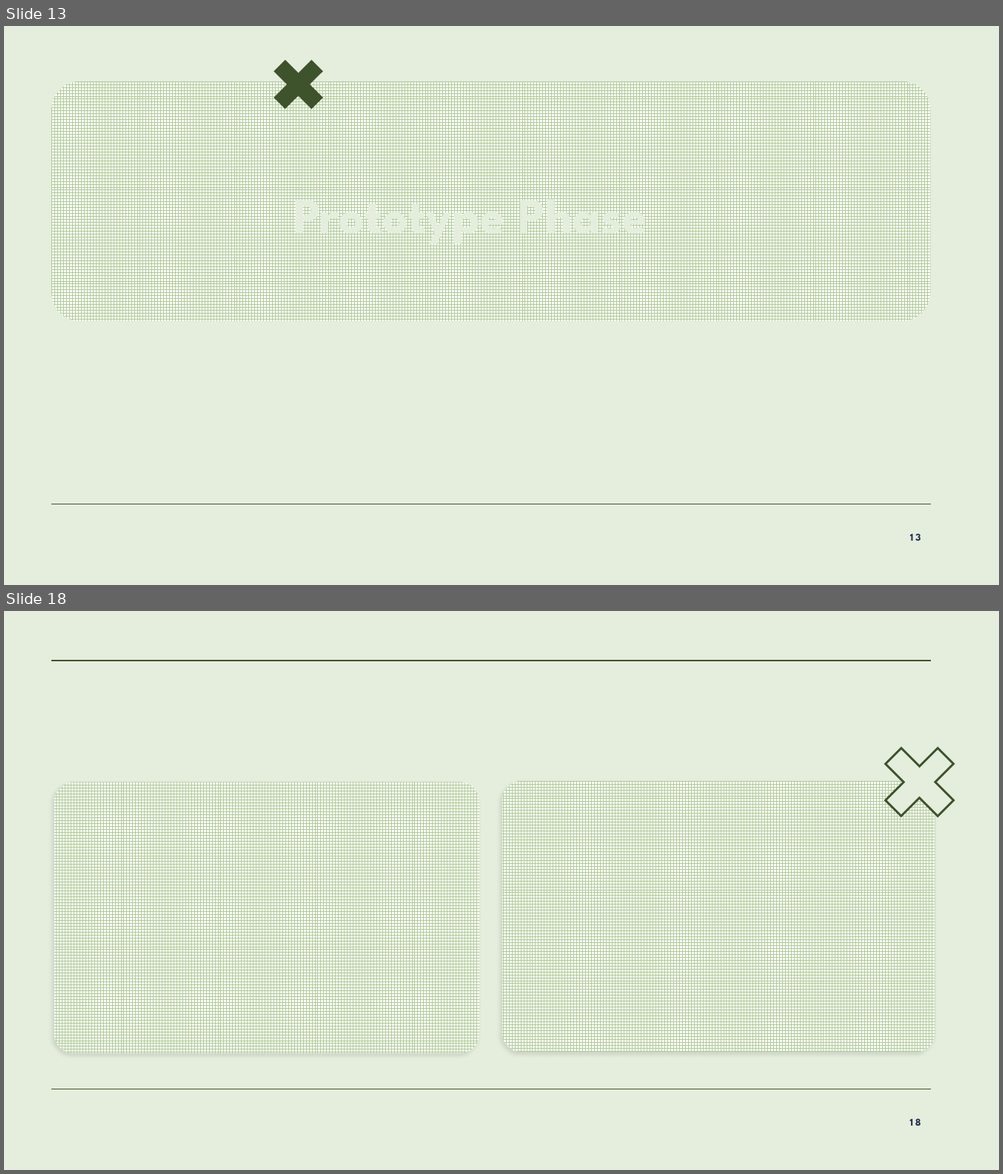
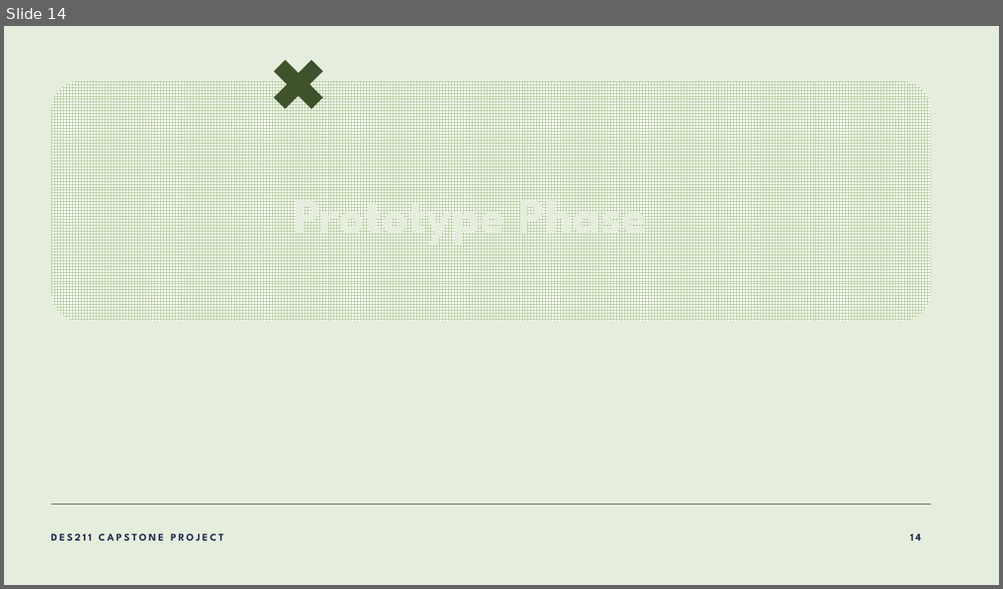
Before and after one commit to lalitm1004/DES211-CCD, a slide deck: presentation.pptx. Shown one above the other, each under a label of ours: slides 13 and 18 before the commit, slide 14 after it; the slides between them are not shown. The pictures are 1003x1174 and 1003x589 pixels, drawn with LibreOffice and Linux fonts; fonts in the diff are those of the drawing; background and template pictures are left out. Boxes give left, top, right and bottom in pixels: in the first picture for what was removed or moved away, otherwise in the second. Text is boxed around its words. In the diff, an @@ line names an element or a change of style, - is before the commit and + after.

```diff
--- a/presentation.pptx
+++ b/presentation.pptx
@@ slide 18 removed at [4, 611, 999, 1170], background #E5EDDD; not listed: 1 template element that a slide beside it also shows @@
@@ line removed from (52, 661) to (930, 661) @@
@@ plus removed at [867, 730, 971, 834] @@
@@ rounded rectangle removed at [55, 783, 479, 1054] @@
@@ rounded rectangle removed at [502, 781, 934, 1053] @@
@@ page number removed at [910, 1119, 921, 1126] @@
-18
@@ what was slide 13 is now slide 14 @@
@@ slide 14 changed as well @@
@@ text added at [51, 534, 224, 541], 10 pt, text #222F51, bold @@
+DES211 CAPSTONE PROJECT
@@ page number at [910, 534, 921, 541]: text changed @@
-13
+14
```
Also in this commit, not shown: 6 other slides changed, 10 slides added, 8 other slides removed.
